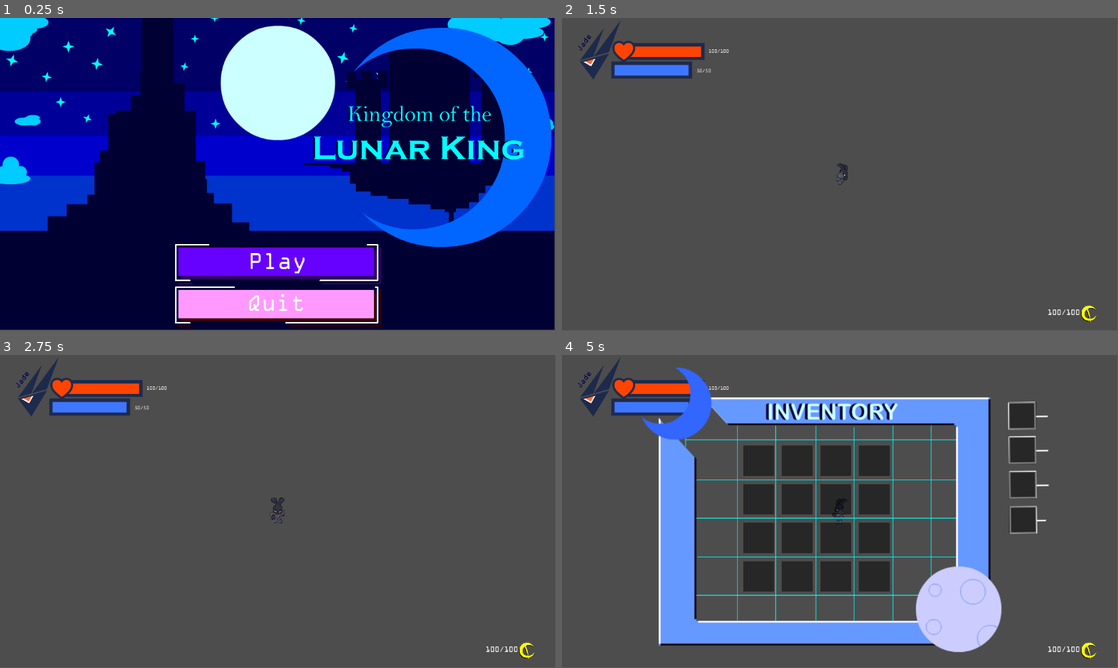
Above: before the commit, frames 1-4 (two rows, left to right).
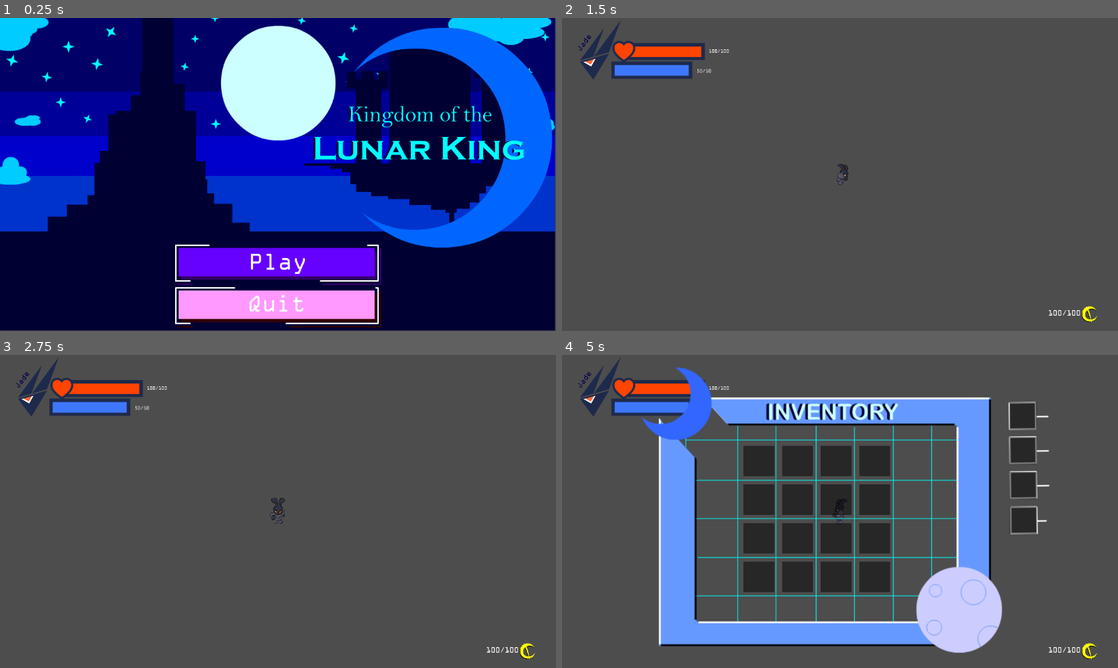
Above: after the commit, the same moments.

Repository: GaetanoRe/KingdomOfTheLunarKing
Game: Godot game, scene res://scenes/ui/main_menu.tscn
Two runs of this game, one before a commit and one after it. Both use one fixed random seed, a clock stepped at 60 frames per second and the inputs below.
Inputs:
- Up to frame 1 (0.25 s): no input
- Up to frame 2 (1.5 s): click "Play" at 0.5 s; tap Enter at 1.25 s; hold D (walk_right) from 1.28 s (still down); tap Space (dodge) at 1.35 s
- Up to frame 3 (2.75 s): release D (walk_right) at 2.03 s; hold S (walk_down) from 2.03 s (still down); tap Space (dodge) at 2.1 s
- Up to frame 4 (5 s): tap Space (dodge) at 2.75, 2.85, 3.6, 4.35 s; release S (walk_down) at 2.78 s; hold D (walk_right) 2.78-3.53 s; hold W (walk_up) 3.53-4.28 s; tap Enter at 4.25 s; hold A (walk_left) from 4.28 s (still down); tap I (inventory) at 4.9 s
The window is 799x449 before the commit and 800x450 after it. Grey fills any space a smaller window leaves; there, only what the larger window draws over its background counts as a difference.

The runs differ from the first frame. In frame 1, 4.3% of the frame differs, in the area x 0-100%, y 0-100%; in frame 2, 0.2%; in frame 3, 0.3%; in frame 4, 5.0%, in the area x 4-97%, y 7-98%.

Commit message:
fixed scaling issues and started implementing hazards

Diff:
--- /dev/null
+++ b/assets/fonts/pause_label.tres
@@ -0,0 +1,7 @@
+[gd_resource type="LabelSettings" load_steps=2 format=3 uid="uid://ddv247h7mhd4q"]
+
+[ext_resource type="FontFile" uid="uid://c5ej11lxhmaay" path="res://assets/fonts/OCRAEXT.TTF" id="1_4mt2m"]
+
+[resource]
+font = ExtResource("1_4mt2m")
+font_size = 50
--- a/project.godot
+++ b/project.godot
@@ -14,6 +14,10 @@
 run/main_scene="uid://eg2ca0i8jjkp"
 config/features=PackedStringArray("4.4", "GL Compatibility")
 config/icon="res://icon.svg"
+
+[display]
+
+window/stretch/mode="viewport"
 
 [dotnet]
 
--- /dev/null
+++ b/scenes/levels/hazards/hazard.tscn
@@ -0,0 +1,5 @@
+[gd_scene format=3 uid="uid://ch6gt8d71iqno"]
+
+[node name="Hazard" type="Node2D"]
+
+[node name="Sprite2D" type="Sprite2D" parent="."]
--- a/scenes/ui/inventory_ui.gd
+++ b/scenes/ui/inventory_ui.gd
@@ -1,6 +1,4 @@
-extends Control
-
-var is_open = false
+extends PlayerMenu
 
 func _ready() -> void:
 	close()
@@ -13,9 +11,3 @@
 			open()
 
 	visible = is_open
-
-func open() -> void:
-	is_open = true
-
-func close() -> void:
-	is_open = false
--- a/scenes/ui/pause_menu.tscn
+++ b/scenes/ui/pause_menu.tscn
@@ -1,6 +1,14 @@
-[gd_scene load_steps=2 format=3 uid="uid://dh6f326c3n3sc"]
+[gd_scene load_steps=10 format=3 uid="uid://dh6f326c3n3sc"]
 
 [ext_resource type="Texture2D" uid="uid://ca7rao665vhar" path="res://assets/textures/ui/itchpause1.png" id="1_6tw0m"]
+[ext_resource type="Script" uid="uid://dmfsixb544fc6" path="res://scripts/ui/pause_menu.gd" id="1_coo1x"]
+[ext_resource type="Texture2D" uid="uid://fs7vyqetw0ry" path="res://assets/textures/ui/uibuttons/uibutton1.png" id="2_2rlsb"]
+[ext_resource type="Texture2D" uid="uid://cb8jwpum70cn7" path="res://assets/textures/ui/uibuttons/uibutton1pressed.png" id="3_coo1x"]
+[ext_resource type="LabelSettings" uid="uid://ddv247h7mhd4q" path="res://assets/fonts/pause_label.tres" id="4_2jkta"]
+[ext_resource type="Texture2D" uid="uid://hj357ramd4q5" path="res://assets/textures/ui/uibuttons/uibutton2.png" id="5_ht4ye"]
+[ext_resource type="Texture2D" uid="uid://bfeoksf6h2op" path="res://assets/textures/ui/uibuttons/uibutton2pressed.png" id="6_7yca1"]
+[ext_resource type="Texture2D" uid="uid://cyyj5dx1u8de2" path="res://assets/textures/ui/uibuttons/uibutton3.png" id="7_lrbnh"]
+[ext_resource type="Texture2D" uid="uid://cgdafuu01jxs7" path="res://assets/textures/ui/uibuttons/uibutton3pressed.png" id="8_6qnem"]
 
 [node name="PauseMenu" type="Control"]
 layout_mode = 3
@@ -9,6 +17,7 @@
 anchor_bottom = 1.0
 grow_horizontal = 2
 grow_vertical = 2
+script = ExtResource("1_coo1x")
 
 [node name="Panel" type="Panel" parent="."]
 layout_mode = 1
@@ -46,21 +55,78 @@
 anchor_top = 0.5
 anchor_right = 0.5
 anchor_bottom = 0.5
-offset_left = -20.0
-offset_top = -20.0
-offset_right = 20.0
-offset_bottom = 20.0
+offset_left = -146.0
+offset_top = -123.0
+offset_right = 282.0
+offset_bottom = 229.0
 grow_horizontal = 2
 grow_vertical = 2
+scale = Vector2(0.75, 0.75)
+theme_override_constants/separation = 50
 
 [node name="Resume" type="TextureButton" parent="TextureRect/VBoxContainer"]
 layout_mode = 2
+texture_normal = ExtResource("2_2rlsb")
+texture_pressed = ExtResource("3_coo1x")
 
-[node name="Options" type="TextureButton" parent="TextureRect/VBoxContainer"]
-layout_mode = 2
+[node name="Label" type="Label" parent="TextureRect/VBoxContainer/Resume"]
+layout_mode = 1
+anchors_preset = 8
+anchor_left = 0.5
+anchor_top = 0.5
+anchor_right = 0.5
+anchor_bottom = 0.5
+offset_left = -20.0
+offset_top = -11.5
+offset_right = 20.0
+offset_bottom = 11.5
+grow_horizontal = 2
+grow_vertical = 2
+text = "Resume"
+label_settings = ExtResource("4_2jkta")
 
 [node name="Controls" type="TextureButton" parent="TextureRect/VBoxContainer"]
 layout_mode = 2
+texture_normal = ExtResource("5_ht4ye")
+texture_pressed = ExtResource("6_7yca1")
+
+[node name="Label2" type="Label" parent="TextureRect/VBoxContainer/Controls"]
+layout_mode = 1
+anchors_preset = -1
+anchor_left = 0.485
+anchor_top = 0.46
+anchor_right = 0.485
+anchor_bottom = 0.46
+offset_left = -120.913
+offset_top = -25.9733
+offset_right = 121.087
+offset_bottom = 26.0267
+grow_horizontal = 2
+grow_vertical = 2
+text = "Controls"
+label_settings = ExtResource("4_2jkta")
 
 [node name="Quit" type="TextureButton" parent="TextureRect/VBoxContainer"]
 layout_mode = 2
+texture_normal = ExtResource("7_lrbnh")
+texture_pressed = ExtResource("8_6qnem")
+
+[node name="Label3" type="Label" parent="TextureRect/VBoxContainer/Quit"]
+layout_mode = 1
+anchors_preset = -1
+anchor_left = 0.48
+anchor_top = 0.5
+anchor_right = 0.48
+anchor_bottom = 0.5
+offset_left = -20.1067
+offset_top = -12.6667
+offset_right = 19.8933
+offset_bottom = 10.3333
+grow_horizontal = 2
+grow_vertical = 2
+text = "Quit"
+label_settings = ExtResource("4_2jkta")
+
+[connection signal="pressed" from="TextureRect/VBoxContainer/Resume" to="." method="_on_resume_pressed"]
+[connection signal="pressed" from="TextureRect/VBoxContainer/Controls" to="." method="_on_controls_pressed"]
+[connection signal="pressed" from="TextureRect/VBoxContainer/Quit" to="." method="_on_quit_pressed"]
--- a/scenes/ui/ui_manager.tscn
+++ b/scenes/ui/ui_manager.tscn
@@ -1,7 +1,8 @@
-[gd_scene load_steps=3 format=3 uid="uid://cuo8u7h26ycmg"]
+[gd_scene load_steps=4 format=3 uid="uid://cuo8u7h26ycmg"]
 
 [ext_resource type="PackedScene" uid="uid://ba8kcw851hkqp" path="res://scenes/ui/player_ui.tscn" id="1_fypb7"]
 [ext_resource type="PackedScene" uid="uid://g1urp60oenu2" path="res://scenes/ui/inventory_ui.tscn" id="2_b2463"]
+[ext_resource type="PackedScene" uid="uid://dh6f326c3n3sc" path="res://scenes/ui/pause_menu.tscn" id="3_b2463"]
 
 [node name="UIManager" type="Control"]
 layout_mode = 3
@@ -16,3 +17,6 @@
 
 [node name="InventoryUI" parent="." instance=ExtResource("2_b2463")]
 layout_mode = 1
+
+[node name="PauseMenu" parent="." instance=ExtResource("3_b2463")]
+layout_mode = 1
--- /dev/null
+++ b/scripts/ui/pause_menu.gd
@@ -0,0 +1,29 @@
+extends PlayerMenu
+
+func _ready() -> void:
+	close()
+
+func _process(delta: float) -> void:
+	if Input.is_action_just_pressed("pause"):
+		if(is_open):
+			close()
+		else:
+			open()
+
+	visible = is_open
+
+
+func _on_resume_pressed() -> void:
+	close()
+
+
+
+
+func _on_controls_pressed() -> void:
+	print("Transition to ControlsMenu")
+
+
+
+
+func _on_quit_pressed() -> void:
+	get_tree().quit()
--- /dev/null
+++ b/scripts/ui/player_menu.gd
@@ -0,0 +1,12 @@
+extends Control
+
+class_name PlayerMenu
+
+var is_open : bool = false
+
+
+func open() -> void:
+	is_open = true
+
+func close() -> void:
+	is_open = false
Not shown, changed: export_presets.cfg
Not shown, added: scripts/ui/pause_menu.gd.uid
Not shown, added: scripts/ui/player_menu.gd.uid
